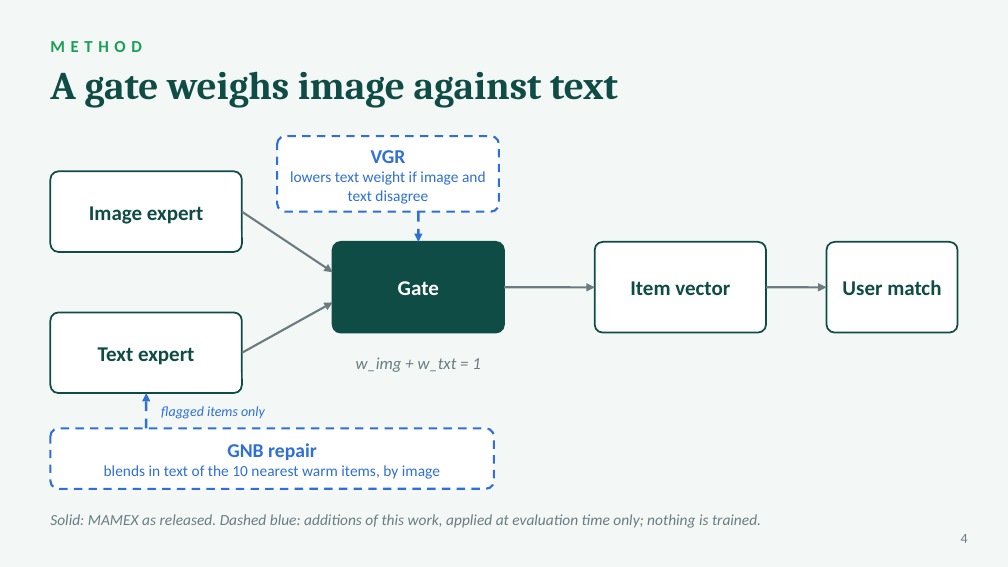
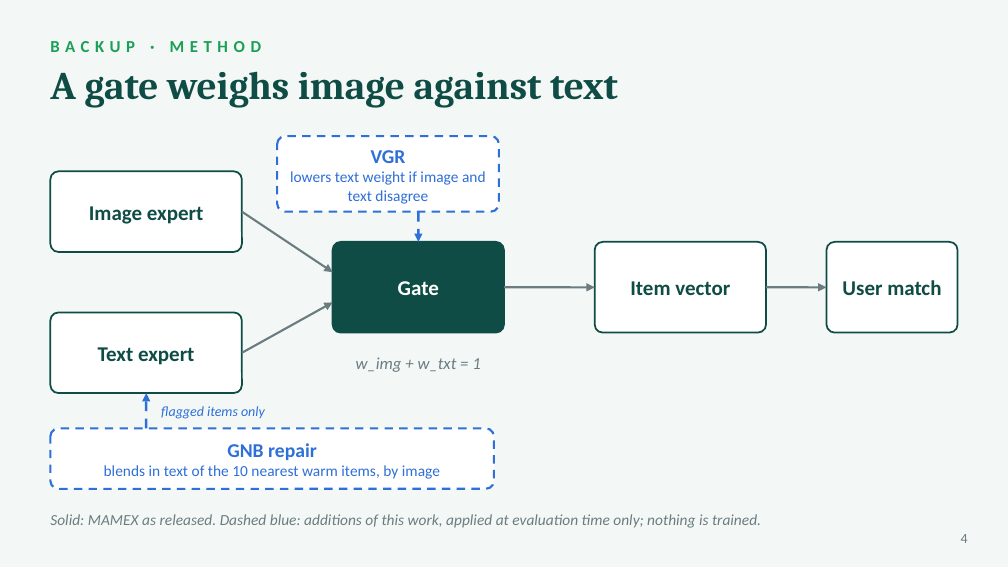
Before and after one commit to karabunar/multimodal-coldstart-recsys-robustness, a slide deck: slide 4 of docs/Karabunar_YZM5110_Presentation_shortened.pptx. Drawn at 1008x567 pixels with LibreOffice and Linux fonts; fonts in the diff are those of the drawing. Boxes give left, top, right and bottom in pixels: in the first picture for what was removed or moved away, otherwise in the second. Text is boxed around its words. In the diff, an @@ line names an element or a change of style, - is before the commit and + after.

```diff
--- a/docs/Karabunar_YZM5110_Presentation_shortened.pptx
+++ b/docs/Karabunar_YZM5110_Presentation_shortened.pptx
@@ text at (x1=50, y1=41, x2=262, y2=52): text changed @@
-METHOD
+BACKUP · METHOD
```
Also in this commit, not shown: 3 other slides changed, 1 slide added, 2 slides removed.
